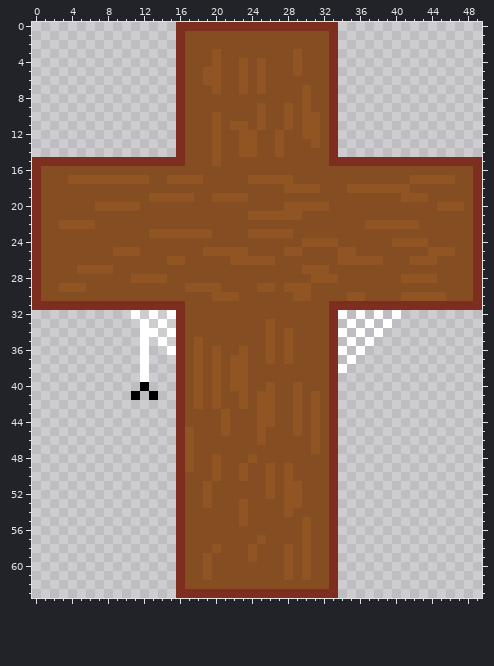
Pixel-art file, stored at Assets/Sprites/BG_cruz.ase. Above: the version before the commit.
64x64 pixels, 1 frame. Colours within 5 levels of each other are drawn and written as one. The old version is drawn lined up with the new one, on the new canvas.
The same view after the edit:
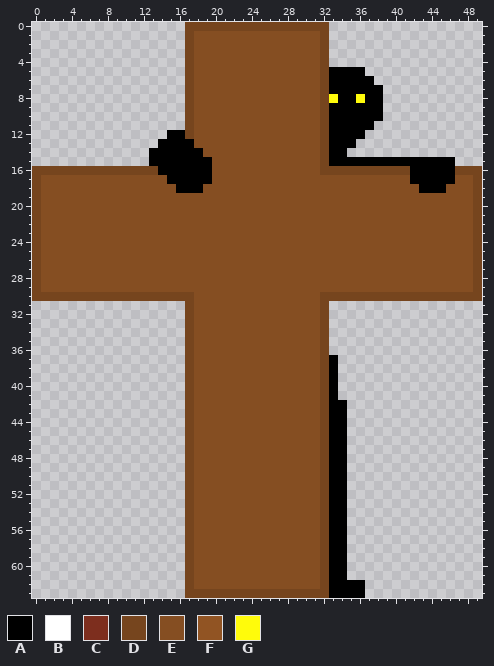
Palette (. is transparent): A #000000  B #ffffff  C #7d2e1e  D #76451e  E #854e22  F #915423  G #fffb0b
Changes in this commit:
canvas 64x64 -> 50x64, the old top-left corner now at -7,0 (the part of the old canvas that was cut away was empty and is not shown)
Changed rows in their new state; - is an unchanged pixel.
first column x 0:
 0 ----------------.DDDDDDDDDDDDDDDD.----------------
 1 ----------------.D--------------D.----------------
 2 ----------------.D--------------D.----------------
 3 ----------------.D--E--------E--D.----------------
 4 ----------------.D--E--E-E---E--D.----------------
 5 ----------------.D-EE--E-E---E--DAAAA-------------
 6 ----------------.D-EE--E-E------DAAAAA------------
 7 ----------------.D--E--E-E----E-DAAAAAA-----------
 8 ----------------.D------------E-DGAAGAA-----------
 9 ----------------.D-------E--E-E-DAAAAAA-----------
10 ----------------.D--E----E--E-EEDAAAAAA-----------
11 ----------------.D--E-EE-E--E-EEDAAAAA------------
12 ---------------AAD--E--EE--E--EEDAAAA-------------
13 --------------AAAA--E--EE--E---EDAAA--------------
14 -------------AAAAAA-E--EE--E----DAA---------------
15 .............AAAAAAAE-----------DAAAAAAAAAAAAAA...
16 DDDDDDDDDDDDDDAAAAAA------------DDDDDDDDDDAAAAADDD
17 D---EEEEEEEEE--AAAAA----EEEEE-------------AAAAA--D
18 D---------------AAA---------EEEE---EEEEEEE-AAA---D
19 D------------EEEEE--EEEE-----------------EEE-----D
20 D------EEEEE----------------EEEEE------------EEE-D
21 D-----------------------EEEEEE-------------------D
22 D--EEEE------------------------------EEEEEE------D
23 D------------EEEEEEE----EEEEE--------------------D
24 D-----------------------------EEEE------EEEE-----D
25 D--------EEE-------EEEEE----EE----EE--------EEE--D
26 D--------------EE-----EEEEE-------EEEEE---EEE----D
27 D----EEEE---------------------EEE----------------D
28 D----------EEEE----------------EEE-------EEEE----D
29 D--EEE-----------EEEE----EE-EEE------------------D
30 DDDDDDDDDDDDDDDDDD--EEE------EE-DDDDDDDDDDDDDDDDDD
31 .................D--------------D.................
32 -----------.-.-..D--------------D..-.-.-.---------
33 ------------.-.-.D--------E-----D.-.-.-.----------
34 ------------..-..D--------E-E---D..-.-.-----------
35 ------------.-.-.DE-------E-E---D.-.-.------------
36 ------------.--..DE-E--E--E-E---D..-.-------------
37 ------------.---.DE-E-EE--E-E---DA-.--------------
38 ------------.---.DE-E-EE--------DA.---------------
39 ------------.---.DE-E-EE--------DA----------------
40 ------------.---.DE-E-EE--E--E--DA----------------
41 -----------.-.--.DE-E--E-EE--E-EDA----------------
42 ----------------.DE-E--E-EE--E-EDAA---------------
43 ----------------.D---E---EE--E-EDAA---------------
44 ----------------.D---E---EE--E-EDAA---------------
45 ----------------.D---E---E---E-EDAA---------------
46 ----------------.D-------E-----EDAA---------------
47 ----------------.D-------------EDAA---------------
48 ----------------.D--E---E-------DAA---------------
49 ----------------.D--E--E--E-E---DAA---------------
50 ----------------.D--E--E--E-E---DAA---------------
51 ----------------.D-E------E-EE--DAA---------------
52 ----------------.D-E------E-EE--DAA---------------
53 ----------------.D-E---E----EE--DAA---------------
54 ----------------.D-----E----E---DAA---------------
55 ----------------.D-----E------E-DAA---------------
56 ----------------.D------------E-DAA---------------
57 ----------------.D-------E----E-DAA---------------
58 ----------------.D--E---E---E-E-DAA---------------
59 ----------------.D-E----E---E-E-DAA---------------
60 ----------------.D-E--------E-E-DAA---------------
61 ----------------.D-E--------E-E-DAA---------------
62 ----------------.D--------------DAAAA-------------
63 ----------------.DDDDDDDDDDDDDDDDAAAA-------------
Changed places in both pictures, as pixel boxes (x1, y1, x2, y2):
changed: (32, 22, 482, 598)
